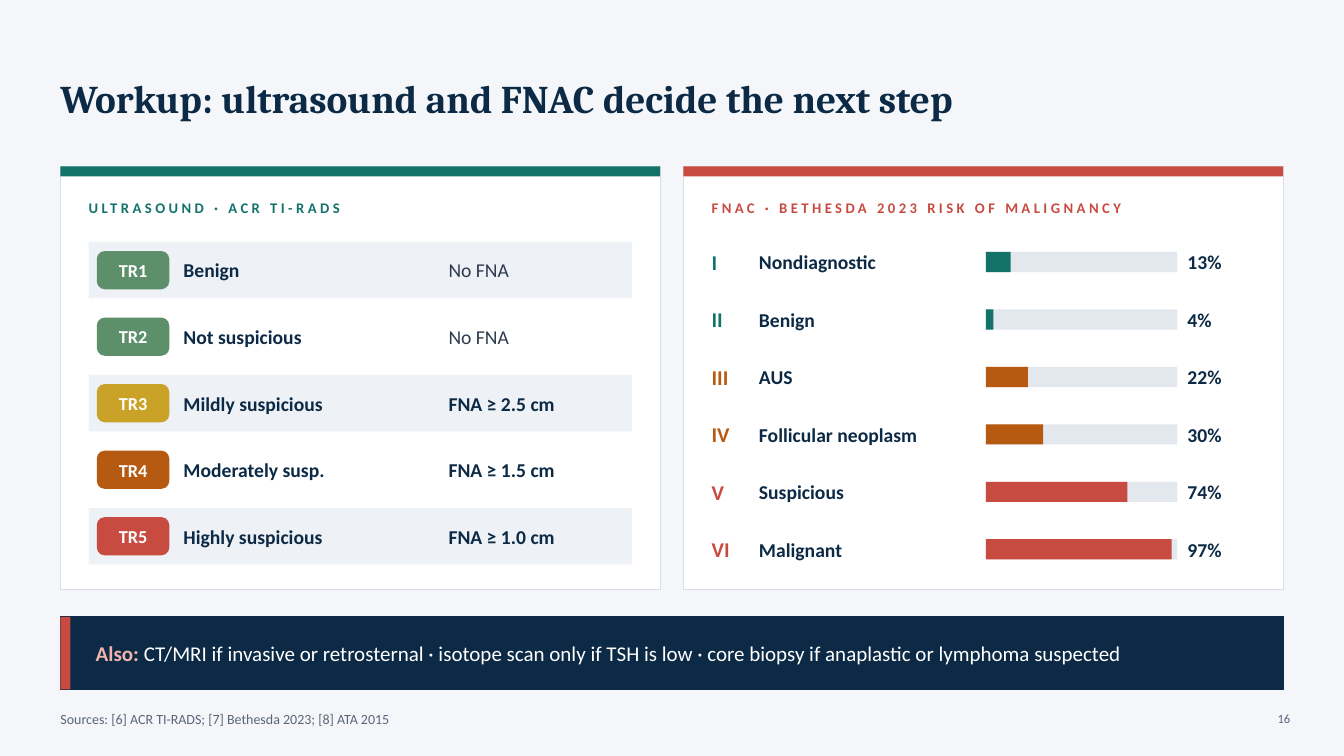
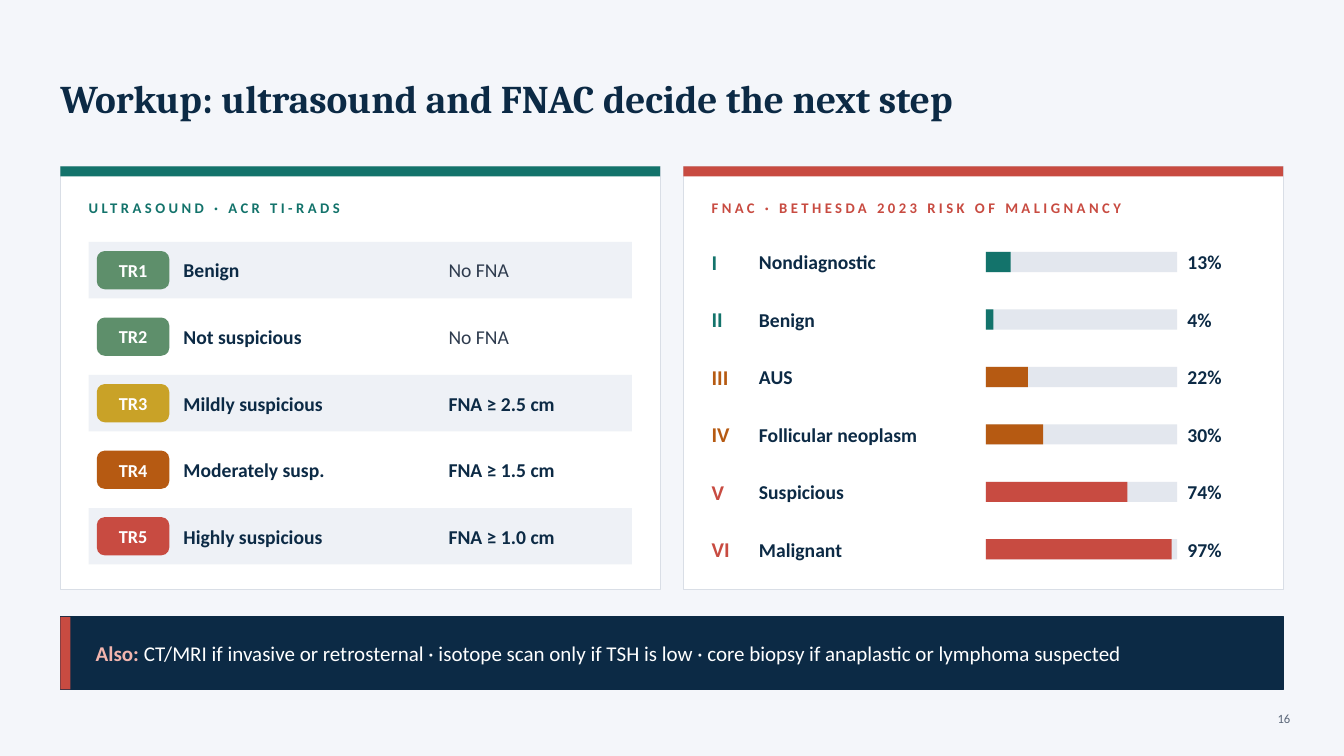
Before and after one commit to Anmo0/Claude-Code-Cloud-, a slide deck: slide 16 of thyroid-seminar/Thyroid_Tumors_Seminar.pptx. Drawn at 1344x756 pixels with LibreOffice and Linux fonts; fonts in the diff are those of the drawing. Boxes give left, top, right and bottom in pixels: in the first picture for what was removed or moved away, otherwise in the second. Text is boxed around its words. In the diff, an @@ line names an element or a change of style, - is before the commit and + after.

```diff
--- a/thyroid-seminar/Thyroid_Tumors_Seminar.pptx
+++ b/thyroid-seminar/Thyroid_Tumors_Seminar.pptx
@@ text removed at [60, 714, 389, 726] @@
-Sources: [6] ACR TI-RADS; [7] Bethesda 2023; [8] ATA 2015
```
Also in this commit, not shown: 14 other slides changed, 2 other files.
